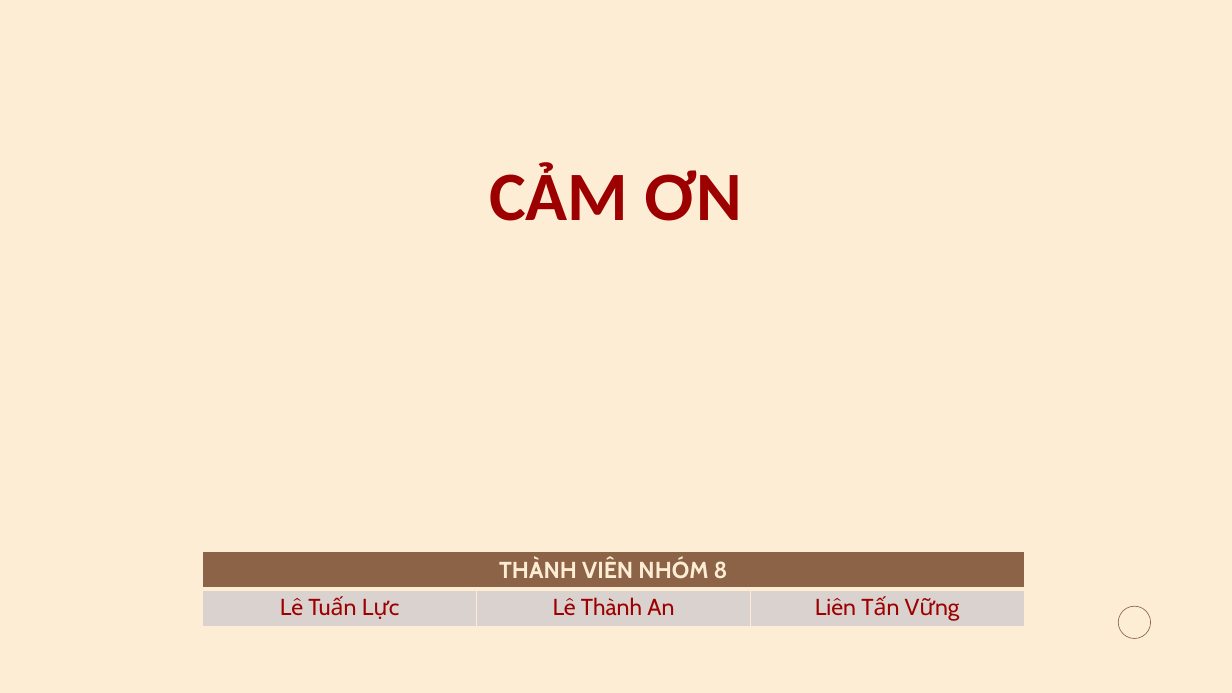
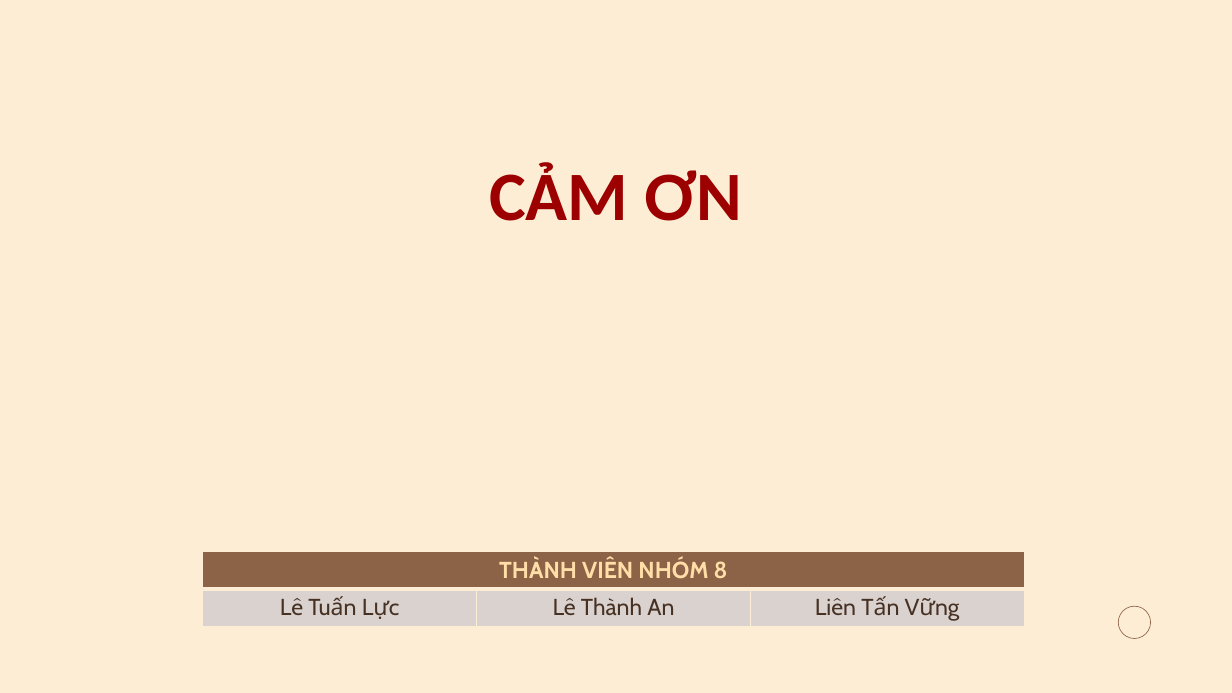
Before and after one commit to FxLuc/webchat, a slide deck: slide 7 of zalo.pptx. Drawn at 1232x693 pixels with LibreOffice and Linux fonts; fonts in the diff are those of the drawing. Boxes give left, top, right and bottom in pixels: in the first picture for what was removed or moved away, otherwise in the second. Text is boxed around its words. In the diff, an @@ line names an element or a change of style, - is before the commit and + after.

```diff
--- a/zalo.pptx
+++ b/zalo.pptx
@@ table at (203,552,1024,627) @@
@@ text colour #FCEDD4 to #FFDEA8 in "THÀNH VIÊN NHÓM 8" @@
@@ text colour #9D0000 to #463224 in "Lê Tuấn Lực", "Lê Thành An", "Liên Tấn Vững" @@
```
Also in this commit, not shown: 5 other slides changed, 16 other files.
